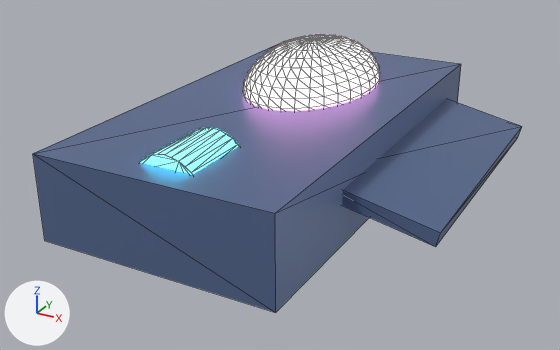
Before and after pictures for a commit that changed the glTF model public/game/models/astra_t3.glb.
One viewpoint serves both versions: a camera (50 mm lens) standing at (2.02, -3.69, 1.62) and looking at (0.05, -0.12, -0.16). The axes (+X, +Y, +Z) are drawn at lower left. The lights are the same throughout. Mesh edges are drawn as thin lines. Where no turn or scale is listed for an object, it has been applied to the vertices.
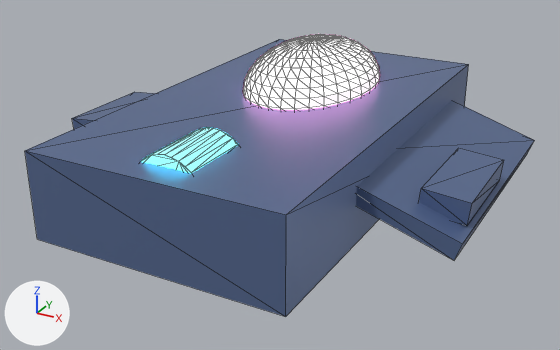
Location of each change, [x1, y1, x2, y2] in pixels of the pictures (560 x 350 px):
'Cube', rescaled: before [33, 41, 461, 313]; after [25, 39, 469, 317]
'Cube.001', turned, rescaled: before [342, 99, 522, 247]; after [356, 100, 534, 260]
'Cube.004', added (blue): after [419, 148, 504, 225]
'Cube.005', added (blue): after [72, 92, 155, 129]

The change, as a list of edits to the scene's bpy script:
```text
Add me_cube_275:
    me_cube_275.from_pydata([(-0.119, -0.3, -0.071), (-0.13, -0.3, 0.049), (-0.119, 0.3, -0.071), (-0.13, 0.3, 0.049), (0.13, -0.3, -0.049), (0.119, -0.3, 0.071), (0.13, 0.3, -0.049), (0.119, 0.3, 0.071)], [], [(0, 1, 3), (0, 3, 2), (2, 3, 7), (2, 7, 6), (6, 7, 5), (6, 5, 4), (4, 5, 1), (4, 1, 0), (2, 6, 4), (2, 4, 0), (7, 3, 1), (7, 1, 5)])
    me_cube_275.materials.append(mat_hull_007)  # blue #6176a0
Add me_cube_274:
    me_cube_274.from_pydata([(-0.13, -0.3, -0.049), (-0.119, -0.3, 0.071), (-0.13, 0.3, -0.049), (-0.119, 0.3, 0.071), (0.119, -0.3, -0.071), (0.13, -0.3, 0.049), (0.119, 0.3, -0.071), (0.13, 0.3, 0.049)], [], [(0, 1, 3), (0, 3, 2), (2, 3, 7), (2, 7, 6), (6, 7, 5), (6, 5, 4), (4, 5, 1), (4, 1, 0), (2, 6, 4), (2, 4, 0), (7, 3, 1), (7, 1, 5)])
    me_cube_274.materials.append(mat_hull_007)  # blue #6176a0
Change ob_cube:
    ob_cube.scale: (1.32, 2.52, 0.47) -> (1.42, 2.52, 0.48)
Change ob_cube_001:
    ob_cube_001.rotation_euler: (0.0, 0.209, 0.0) -> (0.0, 0.314, 0.0)  # degrees (0, 12, 0) -> degrees (0, 18, 0)
    ob_cube_001.scale: (0.7, 1.6, 0.08) -> (0.9, 1.5, 0.1)
Add ob_cube_005:
    ob_cube_005 = bpy.data.objects.new('Cube.005', me_cube_275)
    ob_cube_005.location = (-1.1, -0.1, 0.0)
Add ob_cube_004:
    ob_cube_004 = bpy.data.objects.new('Cube.004', me_cube_274)
    ob_cube_004.location = (1.1, -0.1, 0.0)
```
